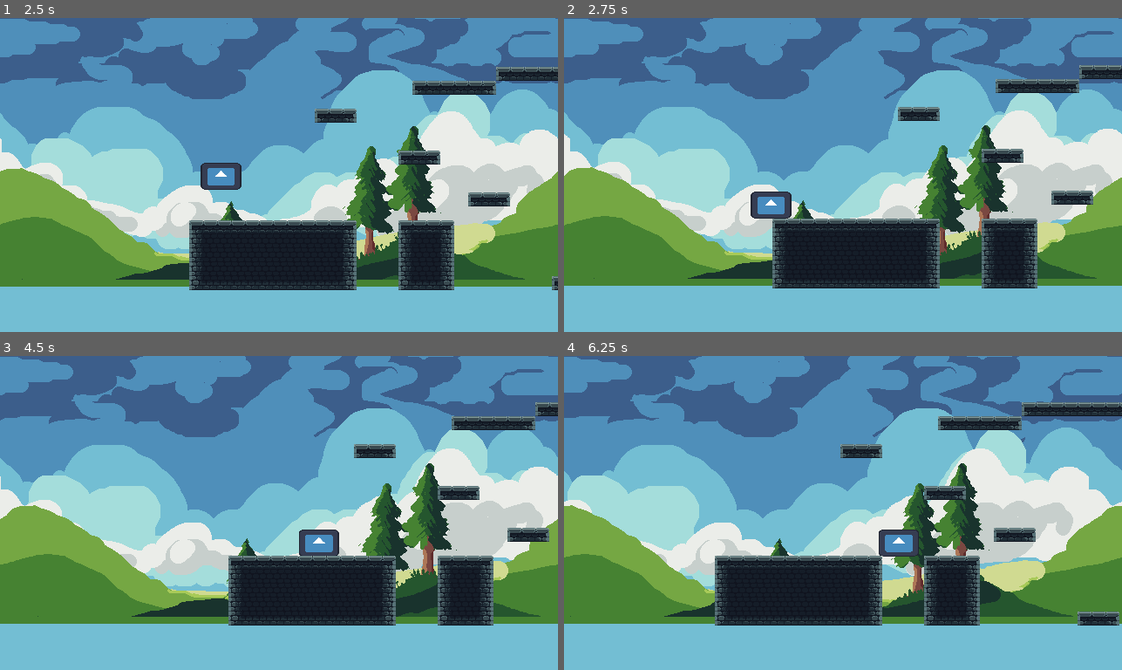
Above: before the commit, frames 1-4 (two rows, left to right).
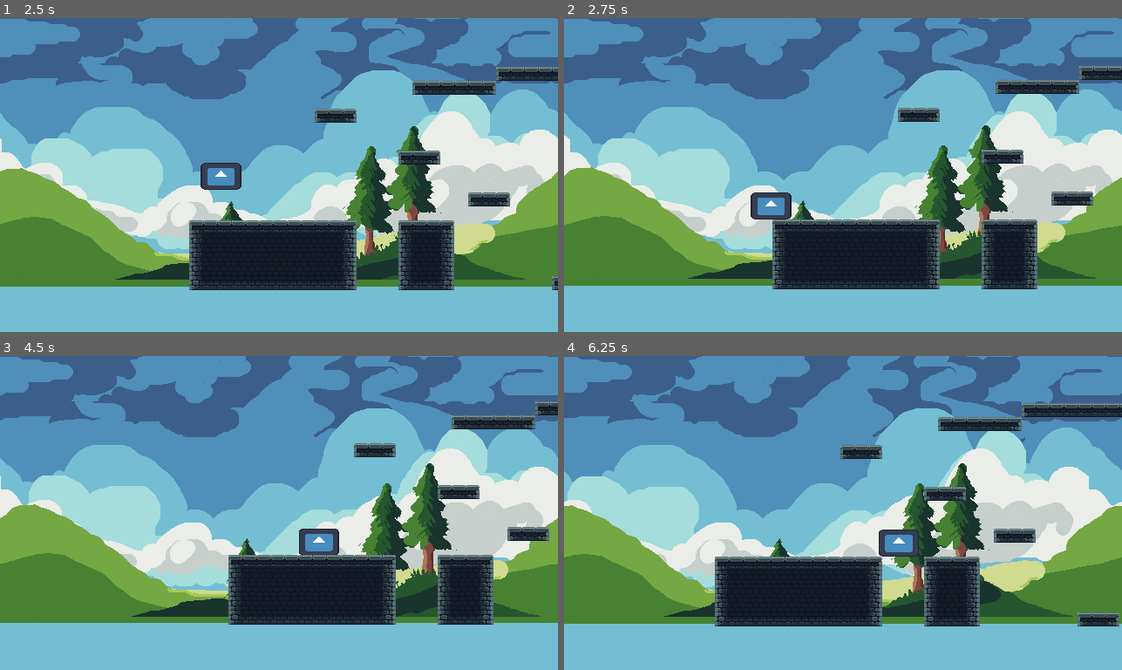
Above: after the commit, the same moments.

Repository: Robocraft999/ScalesToScale
Game: Godot game, scene res://scenes/levels/level_1.tscn
Two runs of this game, one before a commit and one after it. Both use one fixed random seed, a clock stepped at 60 frames per second and the inputs below. This scene is started directly instead of the project's main scene. The engine's default icon, where the game draws it, is replaced by a stand-in: a white triangle on a blue panel in a dark square.
Inputs (mouse positions are in pixels of both pictures, inside the frame that each line leads up to):
- Up to frame 1 (2.5 s): tap Enter at 0.5 s; move the mouse to (401, 159) at 0.52 s; hold D (move_right) 0.53-1.25 s; hold Up (jump) 0.53-1.25 s; click (401, 159) at 0.67 s; drag from (167, 190) to (251, 237) at 1.27 s; move the mouse to (334, 105) at 2.02 s; hold A (move_left) from 2.03 s (still down); hold Up (jump) from 2.03 s (still down); tap Mouse wheel down (mouse_wheel_down) at 2.1 s
- Up to frame 2 (2.75 s): keep holding A (move_left); keep holding Up (jump)
- Up to frame 3 (4.5 s): release A (move_left) at 2.75 s; release Up (jump) at 2.75 s; drag from (251, 575) to (111, 465) at 2.77 s; move the mouse to (446, 560) at 3.52 s; hold D (move_right) 3.53-4.25 s; hold Shift (scale_toggle) 3.53-4.25 s; tap Up (jump) at 3.77, 3.8, 4.07 s; drag from (111, 465) to (195, 434) at 4.27 s
- Up to frame 4 (6.25 s): move the mouse to (870, 513) at 5.02 s; hold D (move_right) 5.03-5.75 s; hold Up (jump) 5.03-5.75 s; click (870, 513) at 5.17 s; drag from (759, 434) to (731, 528) at 5.77 s

Frame 1 is identical in both runs. In frame 2, 3.4% of the frame differs, in the area x 0-100%, y 15-87%; in frame 3, 3.4%; in frame 4, 3.5%, in the area x 0-100%, y 14-87%.

Commit message:
tinyyyy screen shakes when the player lands on the floor

Diff:
--- a/scenes/levels/level_1.tscn
+++ b/scenes/levels/level_1.tscn
@@ -8,6 +8,7 @@
 [ext_resource type="PackedScene" uid="uid://vy0hwr3ojkhq" path="res://scenes/objects/dragon_flag.tscn" id="6_fu5ed"]
 [ext_resource type="Script" path="res://scripts/shaker.gd" id="7_v1k65"]
 [ext_resource type="Script" path="res://scripts/end_animator.gd" id="8_tjx58"]
+[ext_resource type="Script" path="res://scripts/shaker_animator.gd" id="9_3uocr"]
 
 [sub_resource type="Animation" id="Animation_gymx7"]
 resource_name = "enter_animation"
@@ -75,6 +76,7 @@
 position = Vector2(758, 323)
 
 [node name="Player" parent="." instance=ExtResource("1_somil")]
+unique_name_in_owner = true
 position = Vector2(256, 367)
 SPEED = 150.0
 
@@ -108,3 +110,6 @@
 
 [node name="EndAnimator" type="Node" parent="."]
 script = ExtResource("8_tjx58")
+
+[node name="ShakerAnimator" type="Node" parent="."]
+script = ExtResource("9_3uocr")
--- a/scenes/levels/tutorial_0.tscn
+++ b/scenes/levels/tutorial_0.tscn
@@ -13,6 +13,7 @@
 [ext_resource type="Script" path="res://scripts/better_camera.gd" id="11_yt4kr"]
 [ext_resource type="PackedScene" uid="uid://bb53neelkiux7" path="res://scenes/parallax_background.tscn" id="12_ucxvc"]
 [ext_resource type="Script" path="res://scripts/end_animator.gd" id="13_4l13b"]
+[ext_resource type="Script" path="res://scripts/shaker_animator.gd" id="14_37g71"]
 
 [sub_resource type="Animation" id="Animation_wqt0i"]
 length = 0.001
@@ -185,3 +186,6 @@
 
 [node name="EndAnimator" type="Node" parent="."]
 script = ExtResource("13_4l13b")
+
+[node name="ShakerAnimator" type="Node" parent="."]
+script = ExtResource("14_37g71")
--- a/scripts/player.gd
+++ b/scripts/player.gd
@@ -2,6 +2,9 @@
 class_name Player
 
 signal dash_started
+signal jumped
+signal double_jumped
+signal landed_on_floor(impact_velocity: Vector2)
 
 
 @export var allow_movement := true
@@ -35,6 +38,10 @@
 var dash_start_time   := 0
 var active_dash_direction := Vector2.ZERO
 var dash_next_ghost_percentage_index = 0
+
+# For landing detection
+var was_on_floor := true
+var last_velocity := Vector2.ZERO
 
 func dash_time_since_started() -> int:
 	return Time.get_ticks_msec() - dash_start_time
@@ -72,13 +79,18 @@
 						and Time.get_ticks_msec() - jump_coyote_time < JUMP_COYOTE_TIMEOUT_MILLIS \
 						and not is_on_floor()
 	if regular_jump or buffered_jump or coyote_jump:
+		# Jump now
 		velocity.y = JUMP_VELOCITY
 		jump_buffer_time = 0
 		jump_coyote_time = 0
+		jumped.emit()
 	elif Input.is_action_just_pressed("jump") and jump_double_ready and not is_on_floor() and ProgressStore.double_jump_enabled:
+		# Double Jump
 		velocity.y = DOUBLE_JUMP_VELOCITY
 		jump_double_ready = false
+		double_jumped.emit()
 	elif Input.is_action_just_pressed("jump") and not is_on_floor():
+		# Buffer the jump action
 		jump_buffer_time = Time.get_ticks_msec()
 
 	pass
@@ -160,3 +172,12 @@
 		_physics_dash()
 
 	move_and_slide()
+
+	# Emit signals
+	if not was_on_floor and is_on_floor():
+		landed_on_floor.emit(last_velocity)
+
+	# Set the 'past iteration' variables
+	last_velocity = self.velocity
+	was_on_floor = is_on_floor()
+	pass
--- /dev/null
+++ b/scripts/shaker_animator.gd
@@ -0,0 +1,17 @@
+extends Node
+class_name ShakerAnimator
+
+@onready var player = %Player
+@onready var camera_shaker = %CameraShaker
+
+# Called when the node enters the scene tree for the first time.
+func _ready() -> void:
+	player.landed_on_floor.connect(_on_player_landed_on_floor)
+
+func _on_player_landed_on_floor(impact_velocity: Vector2) -> void:
+	var squashed_speed = atan(impact_velocity.y / 100) * 5
+	print(squashed_speed, impact_velocity)
+	camera_shaker.shake_x = false
+	camera_shaker.shake_strength = squashed_speed
+	camera_shaker.shake_roughness = 15.0
+	camera_shaker.shake_decay_rate = 5.0
Not shown: 1 places in scenes/levels/level_1.tscn that only renumber resources
Not shown: 1 places in scenes/levels/tutorial_0.tscn that only renumber resources
